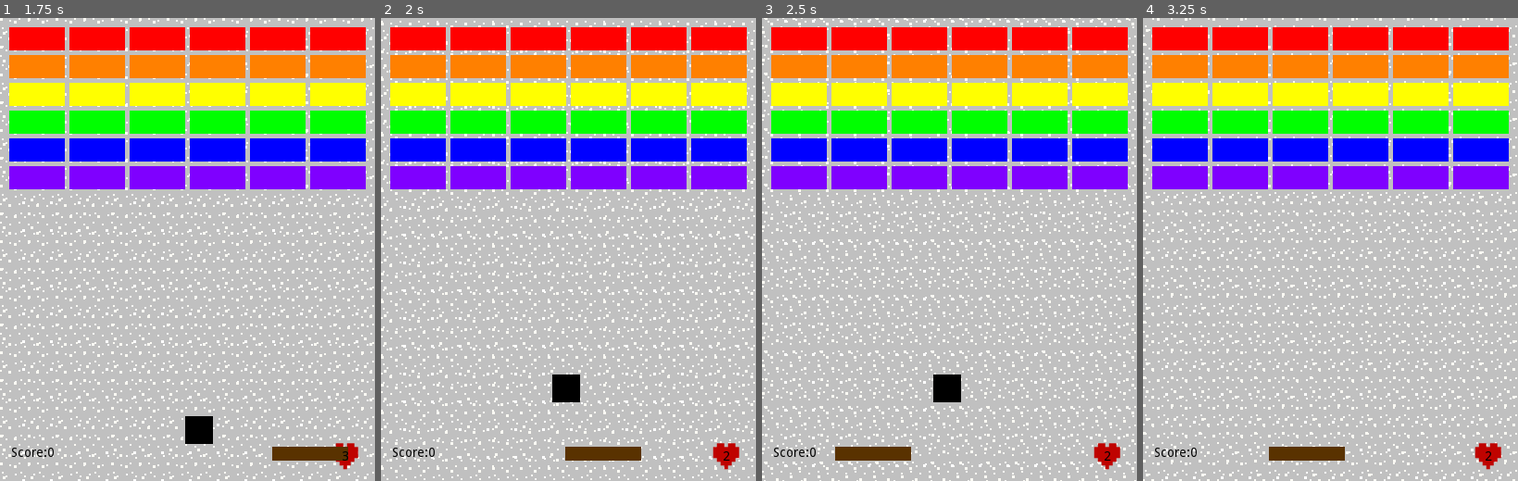
Above: before the commit, frames 1-4 (left to right).
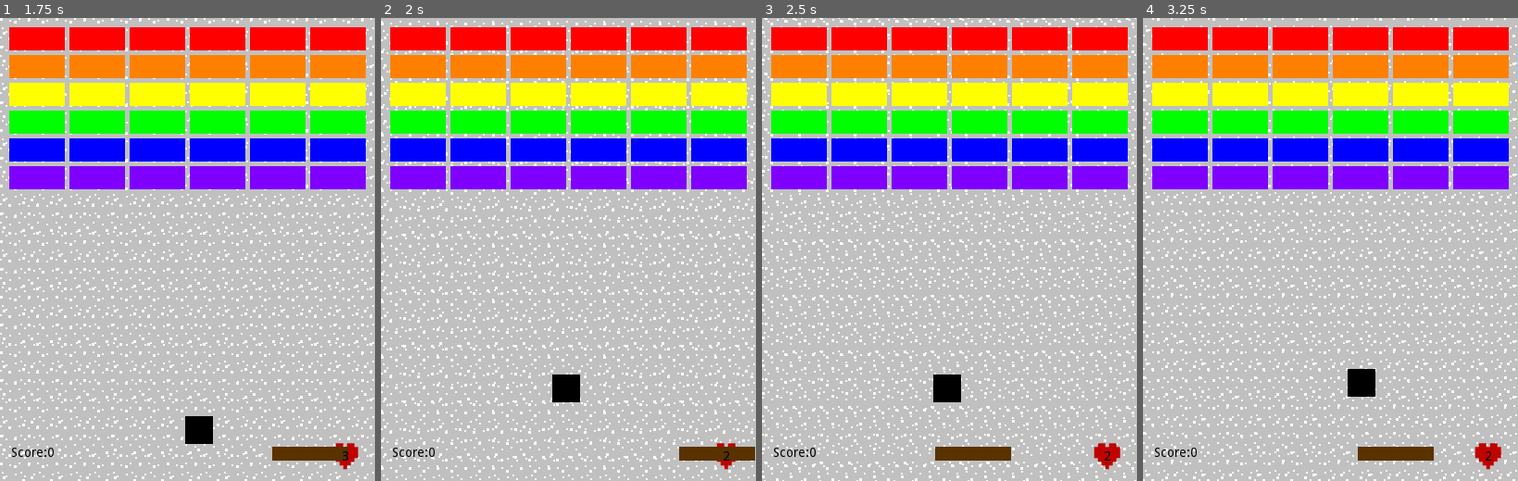
Above: after the commit, the same moments.

Repository: CodyMiner/FP-Breaker-Breaker
Game: Godot game, scene res://src/TitleScreen.tscn
Two runs of this game, one before a commit and one after it. Both use one fixed random seed, a clock stepped at 60 frames per second and the inputs below.
Inputs (mouse positions are in pixels of both pictures, inside the frame that each line leads up to):
- Up to frame 1 (1.75 s): click (315, 147) at 0.5 s; tap Enter (enter) at 1.25 s; hold D (go_right) from 1.28 s (still down); hold Enter (enter) from 1.28 s (still down)
- Up to frame 2 (2 s): keep holding D (go_right); keep holding Enter (enter)
- Up to frame 3 (2.5 s): release D (go_right) at 2.03 s; release Enter (enter) at 2.03 s; hold A (go_left) from 2.03 s (still down); tap Enter (enter) at 2.1 s
- Up to frame 4 (3.25 s): release A (go_left) at 2.78 s; hold D (go_right) from 2.78 s (still down); hold Enter (enter) from 2.78 s (still down)

Frame 1 is identical in both runs. In frame 2, 1.2% of the frame differs, in the area x 49-100%, y 92-96%; in frame 3, 1.2%; in frame 4, 1.7%, in the area x 33-78%, y 75-96%.

Commit message:
Prevent death until 0 balls on screen

Diff:
--- a/project/src/Background.gd
+++ b/project/src/Background.gd
@@ -5,17 +5,19 @@
 export (int) var level := 0
 export (int) var lives := 3
 export (int) var bricks_broken := 0
+export (int) var num_balls := 0
 var ball_res = preload("res://src/Ball.tscn")
 
 
-func respawn_ball() -> void:
-	$Paddle.position = Vector2(200, 470)
+func spawn_ball() -> void:
+	num_balls += 1
 	var Ball = ball_res.instance()
 	Ball.linear_velocity = Vector2.ZERO
 	Ball.position = Vector2(200.0, 400.0)
 	call_deferred("add_child", Ball)
 	yield(get_tree().create_timer(1.0), "timeout")
-	Ball.linear_velocity = _BALL_VELOCITY * (1.0 + level/10.0)
+	if Ball != null:
+		Ball.linear_velocity = _BALL_VELOCITY * (1.0 + level/10.0)
 
 
 func spawn_bricks() -> void:
@@ -32,8 +34,9 @@
 
 func _setup_level() -> void:
 	bricks_broken = 0
+	$Paddle.position = Vector2(200, 470)
 	spawn_bricks()
-	respawn_ball()
+	spawn_ball()
 
 
 func _ready() -> void:
@@ -74,12 +77,6 @@
 func power_up(_pow : String):
 	match _pow:
 		"Duplicate":
-			var Ball = ball_res.instance()
-			Ball.linear_velocity = Vector2.ZERO
-			Ball.position = Vector2(200.0, 400.0)
-			call_deferred("add_child", Ball)
-			yield(get_tree().create_timer(1.0), "timeout")
-			if Ball != null:
-				Ball.linear_velocity = _BALL_VELOCITY
+			spawn_ball()
 		"IncreaseLife":
 			lives += 1
--- a/project/src/Ball.gd
+++ b/project/src/Ball.gd
@@ -5,12 +5,6 @@
 
 func _on_Ball_body_exited(_body):
 	var Background = get_parent()
-
-	var _num_balls := 0
-	for child in Background.get_children():
-		if child.name == "Ball":
-			_num_balls += 1
-	var _is_only_ball = _num_balls == 1
 
 	if _body.has_method("hit"):
 		_body.hit()
@@ -21,13 +15,14 @@
 			Background._setup_level()
 			queue_free()
 	elif _body.has_method("gameover"): # Bottom
-		if _is_only_ball:
+		if Background.num_balls == 1:
 			Background.lives -= 1
 			LivesLabel.liveslabel =  Background.lives
 			if Background.lives < 1:
 				_body.gameover()
 			else:
-				Background.respawn_ball()
+				Background.spawn_ball()
+		Background.num_balls -= 1
 		queue_free()
 
 	var _random_x := (randf()-0.5) * 20.0
